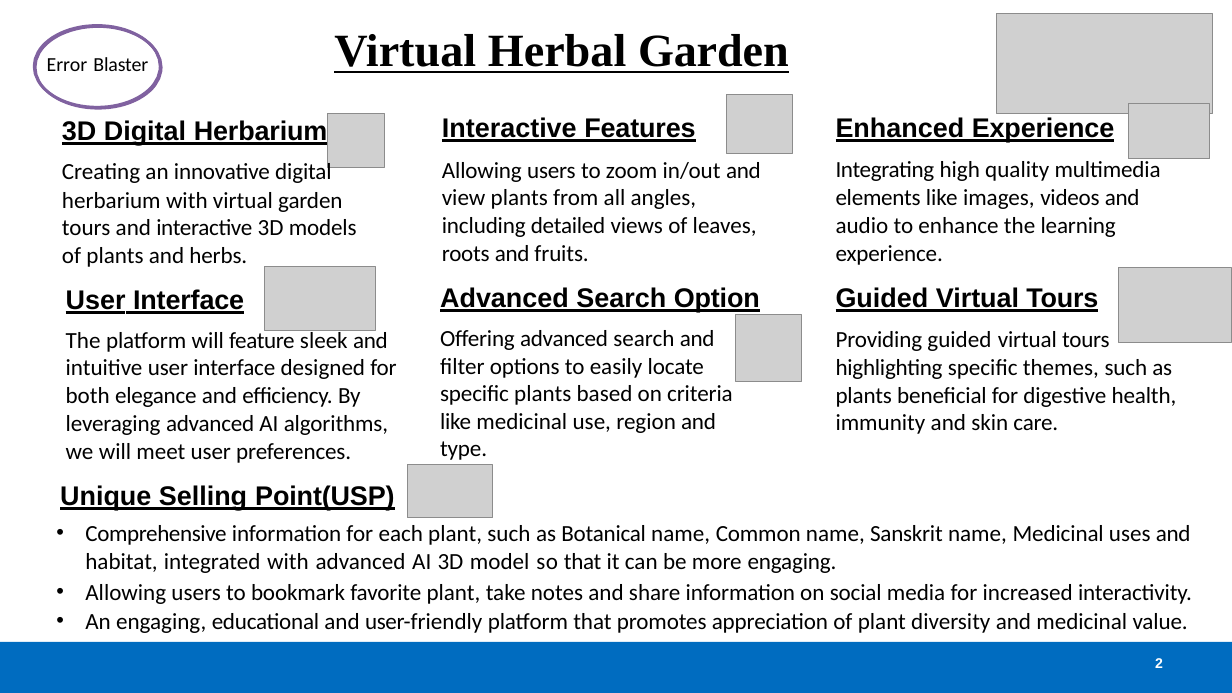
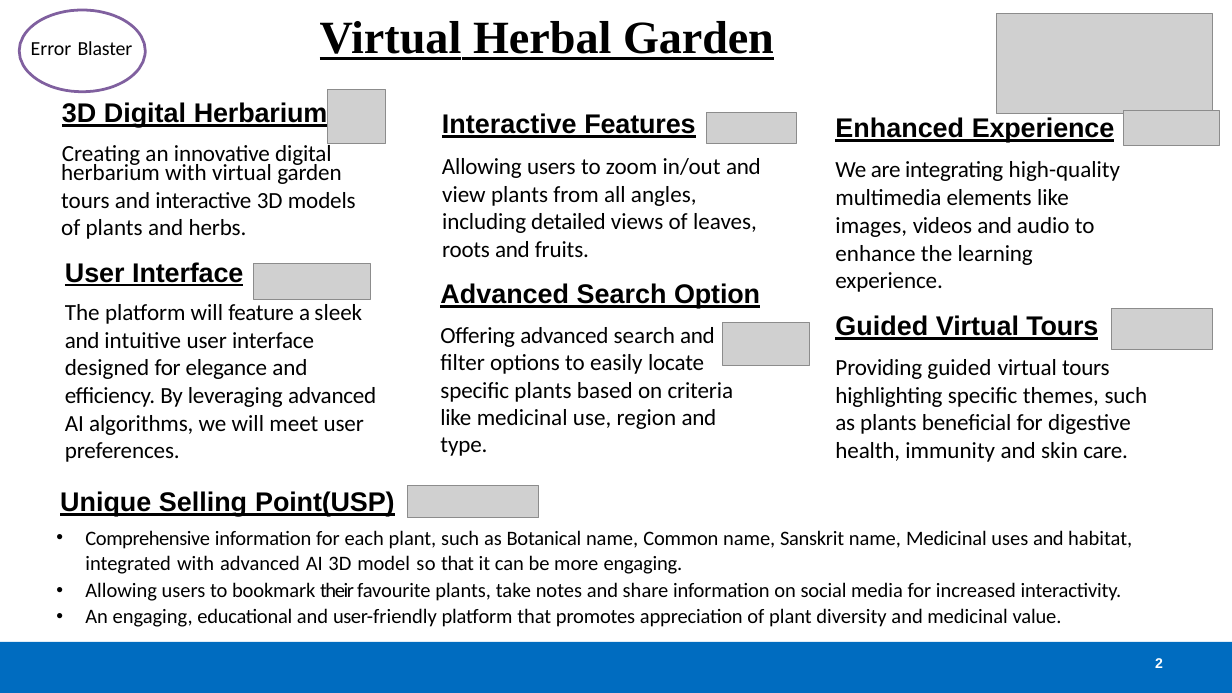
Before and after one commit to gouravgodla/SIH-PROJECT, a slide deck: slide 2 of final update okkk.pptx. Drawn at 1232x693 pixels with LibreOffice and Linux fonts; fonts in the diff are those of the drawing; grey boxes stand for pictures. Boxes give left, top, right and bottom in pixels: in the first picture for what was removed or moved away, otherwise in the second. Text is boxed around its words. In the diff, an @@ line names an element or a change of style, - is before the commit and + after.

```diff
--- a/final update okkk.pptx
+++ b/final update okkk.pptx
@@ 1 title, 1 text, 1 freeform shape: place and size @@
-1 title, 1 text, 1 freeform shape at bbox=[35, 27, 789, 109]
+1 title, 1 text, 1 freeform shape at bbox=[19, 10, 774, 92]
@@ freeform shape removed at bbox=[34, 26, 160, 108] @@
@@ text "3D Digital Herbarium": place and size @@
-text "3D Digital Herbarium" at bbox=[62, 120, 332, 183]
+text "3D Digital Herbarium" at bbox=[62, 101, 332, 167]
@@ picture: place and size @@
-picture at bbox=[327, 114, 384, 167]
+picture at bbox=[328, 90, 385, 143]
@@ text "Interactive Features": place and size @@
-text "Interactive Features" at bbox=[442, 117, 761, 182]
+text "Interactive Features" at bbox=[442, 113, 761, 178]
@@ picture: place and size @@
-picture at bbox=[726, 94, 792, 154]
+picture at bbox=[706, 113, 796, 143]
@@ picture: place and size @@
-picture at bbox=[1128, 104, 1211, 158]
+picture at bbox=[1124, 110, 1219, 145]
@@ text "herbarium with virtual garden tours ...": place and size @@
-text "herbarium with virtual garden tours ..." at bbox=[62, 192, 396, 463]
+text "herbarium with virtual garden tours ..." at bbox=[61, 160, 376, 462]
@@ text "view plants from all angles, ...": place and size @@
-text "view plants from all angles, ..." at bbox=[440, 189, 760, 460]
+text "view plants from all angles, ..." at bbox=[440, 186, 760, 456]
@@ text at bbox=[835, 161, 1120, 292]: text changed @@
-Integrating high quality multimedia elements like images, videos and audio to enhance the learning experience.
+We are integrating high-quality multimedia elements like images, videos and audio to enhance the learning experience.
@@ picture: place and size @@
-picture at bbox=[264, 267, 375, 331]
+picture at bbox=[253, 263, 370, 299]
@@ text at bbox=[65, 304, 376, 462]: text changed @@
-The platform will feature sleek and intuitive user interface designed for both elegance and efficiency. By leveraging advanced AI algorithms, we will meet user preferences.
+The platform will feature a sleek and intuitive user interface designed for elegance and efficiency. By leveraging advanced AI algorithms, we will meet user preferences.
@@ picture: place and size @@
-picture at bbox=[736, 315, 802, 382]
+picture at bbox=[723, 323, 811, 366]
@@ picture: place and size @@
-picture at bbox=[1118, 268, 1231, 343]
+picture at bbox=[1112, 308, 1214, 349]
@@ picture: place and size @@
-picture at bbox=[408, 465, 494, 518]
+picture at bbox=[408, 485, 540, 518]
@@ text at bbox=[85, 530, 1132, 627]: size 18 to 16 pt in "Comprehensive information for each plant, such as ...", "An engaging, educational and user-friendly platform that ..." @@
@@ text at bbox=[85, 582, 1122, 601]: text changed; size 18 to 16 pt @@
-• Allowing users to bookmark favorite plant, take notes and share information on social media for increased interactivity.
+• Allowing users to bookmark their favourite plants, take notes and share information on social media for increased interactivity.
```
Also in this commit, not shown: 5 other slides changed, 2 other files.
